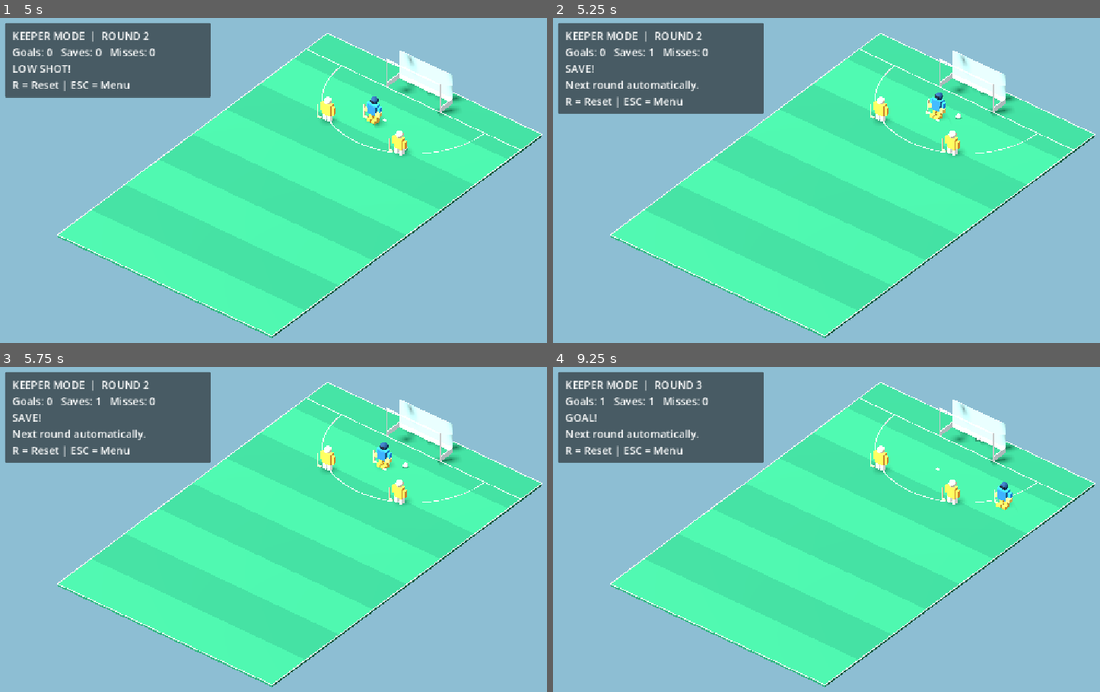
Above: before the commit, frames 1-4 (two rows, left to right).
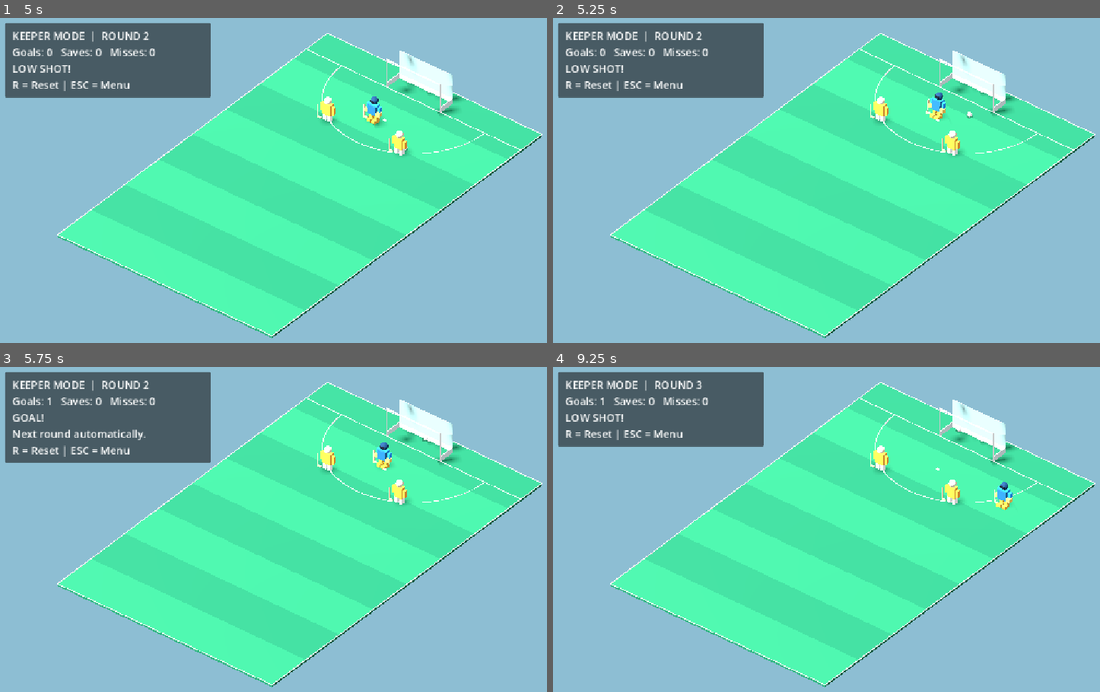
Above: after the commit, the same moments.

Repository: affarf/penalty-corner-challenge-3d
Game: Godot game, scene res://scenes/main_3d.tscn
The game is run twice, just before and just after one commit, with the same random seed, the same clock (stepped at 60 frames per second) and the same inputs.
Inputs (mouse positions are in pixels of both pictures, inside the frame that each line leads up to):
- Up to frame 1 (5 s): tap Enter at 0.5 s; move the mouse to (268, 252) at 0.52 s; hold W (move_up) 0.53-2.03 s; tap 1 at 0.6, 4.35 s; click (268, 252) at 0.67 s; tap Space at 0.77, 1.52, 2, 3.02, 3.77, 4.52 s; move the mouse to (481, 235) at 1.27 s; tap 2 at 1.35 s; move the mouse to (114, 131) at 2.02 s; hold A (move_left) 2.03-3.53 s; tap R at 2.1 s; move the mouse to (328, 183) at 2.77 s; tap E at 2.85 s; click (328, 183) at 2.92 s; move the mouse to (207, 99) at 3.52 s; hold S (move_down) 3.53-4.28 s; tap 3 at 3.6 s; move the mouse to (432, 167) at 4.27 s; hold D (move_right) from 4.28 s (still down)
- Up to frame 2 (5.25 s): move the mouse to (733, 203) at 5.02 s; release D (move_right) at 5.03 s; hold W (move_up) from 5.03 s (still down); tap 2 at 5.1 s; click (733, 203) at 5.17 s
- Up to frame 3 (5.75 s): keep holding W (move_up)
- Up to frame 4 (9.25 s): tap Enter at 5.75 s; move the mouse to (914, 458) at 5.77 s; release W (move_up) at 5.78 s; hold D (move_right) 5.78-8.03 s; tap R at 5.85 s; tap Space at 6.02, 6.77, 7.52, 8, 9.02 s; move the mouse to (821, 601) at 6.52 s; tap E at 6.6 s; move the mouse to (1034, 584) at 7.27 s; tap 3 at 7.35 s; click (1034, 584) at 7.42 s; move the mouse to (667, 480) at 8.02 s; hold S (move_down) 8.03-8.78 s; tap 1 at 8.1 s; move the mouse to (881, 532) at 8.77 s; hold A (move_left) from 8.78 s (still down); tap 2 at 8.85 s

Frame 1 is identical in both runs. In frame 2, 2.4% of the frame differs, in the area x 0-77%, y 9-32%; in frame 3, 0.2%; in frame 4, 2.4%.

Commit message:
Separate AI logic and add goalkeeper save deflections

Diff:
--- /dev/null
+++ b/scripts/ai/attacker_ai.gd
@@ -0,0 +1,20 @@
+
+extends RefCounted
+
+# Simple attacking decisions for Keeper Mode.
+# Later we can add different routines and difficulty levels.
+
+static func choose_shot() -> Dictionary:
+	var possible_targets: Array[float] = [
+		-2.2,
+		0.0,
+		2.2
+	]
+
+	var target_x: float = possible_targets.pick_random()
+	var aerial: bool = randf() < 0.35
+
+	return {
+		"target_x": target_x,
+		"aerial": aerial
+	}
--- /dev/null
+++ b/scripts/ai/goalkeeper_ai.gd
@@ -0,0 +1,34 @@
+
+extends RefCounted
+
+# Basic AI goalkeeper positioning for Attacker Mode.
+
+static func update_keeper(
+	keeper: Node3D,
+	shot_start: Vector3,
+	shot_destination: Vector3,
+	movement_speed: float,
+	delta: float
+) -> void:
+	var dz: float = shot_destination.z - shot_start.z
+
+	if absf(dz) < 0.001:
+		return
+
+	var t: float = clampf(
+		(keeper.position.z - shot_start.z) / dz,
+		0.0,
+		1.0
+	)
+
+	var target_x: float = lerpf(
+		shot_start.x,
+		shot_destination.x,
+		t
+	)
+
+	keeper.position.x = move_toward(
+		keeper.position.x,
+		target_x,
+		movement_speed * delta
+	)
--- a/scripts/practice_manager.gd
+++ b/scripts/practice_manager.gd
@@ -1,6 +1,7 @@
 
 extends Node3D
-
+const AttackerAI = preload("res://scripts/ai/attacker_ai.gd")
+const GoalkeeperAI = preload("res://scripts/ai/goalkeeper_ai.gd")
 enum GameMode {
 	MENU,
 	KEEPER,
@@ -184,9 +185,9 @@
 
 	elif phase == Phase.READY_TO_SHOOT:
 		if game_mode == GameMode.KEEPER:
-			var aerial: bool = randf() < 0.35
-			aim_x = [-2.2, 0.0, 2.2].pick_random()
-			shoot_ball(aerial)
+			var shot: Dictionary = AttackerAI.choose_shot()
+			aim_x = float(shot["target_x"])
+			shoot_ball(bool(shot["aerial"]))
 
 	elif phase == Phase.FINISHED:
 		begin_round()
@@ -236,29 +237,14 @@
 
 
 func update_ai_keeper(delta: float) -> void:
-	# Simple AI: move toward the predicted shot line.
-	# The goalkeeper only moves sideways for now.
-	var dz: float = shot_destination.z - shot_start.z
-	if absf(dz) < 0.001:
-		return
-
-	var t: float = clampf(
-		(goalkeeper.position.z - shot_start.z) / dz,
-		0.0,
-		1.0
-	)
-
-	var target_x: float = lerpf(
-		shot_start.x,
-		shot_destination.x,
-		t
-	)
-
-	goalkeeper.position.x = move_toward(
-		goalkeeper.position.x,
-		target_x,
-		ai_keeper_speed * delta
-	)
+	GoalkeeperAI.update_keeper(
+		goalkeeper,
+		shot_start,
+		shot_destination,
+		ai_keeper_speed,
+		delta
+	)
+
 
 
 
@@ -308,7 +294,7 @@
 	)
 
 	if close_x and close_z and reachable:
-		ball.stop_ball()
+		deflect_saved_ball()
 		finish_round("SAVE!")
 
 
@@ -441,3 +427,38 @@
 	hud_label = Label.new()
 	hud_label.add_theme_font_size_override("font_size", 20)
 	margin.add_child(hud_label)
+
+
+func deflect_saved_ball() -> void:
+	var ball_position: Vector3 = ball.position
+	var keeper_position: Vector3 = goalkeeper.position
+
+	# Push the ball away from our goal (positive Z).
+	# Also send it sideways for a visible deflection.
+	var side: float = 1.0
+
+	if ball_position.x < keeper_position.x:
+		side = -1.0
+
+	var destination := Vector3(
+		clampf(
+			ball_position.x + side * 3.0,
+			-10.5,
+			10.5
+		),
+		0.0,
+		clampf(
+			ball_position.z + 5.0,
+			-18.0,
+			18.0
+		)
+	)
+
+	# Stop the original shot, then send the ball away.
+	ball.stop_ball()
+
+	ball.move_to(
+		destination,
+		ball.pass_speed * 0.85,
+		0.0
+	)
Not shown, added: scripts/ai/attacker_ai.gd.uid
Not shown, added: scripts/ai/goalkeeper_ai.gd.uid
